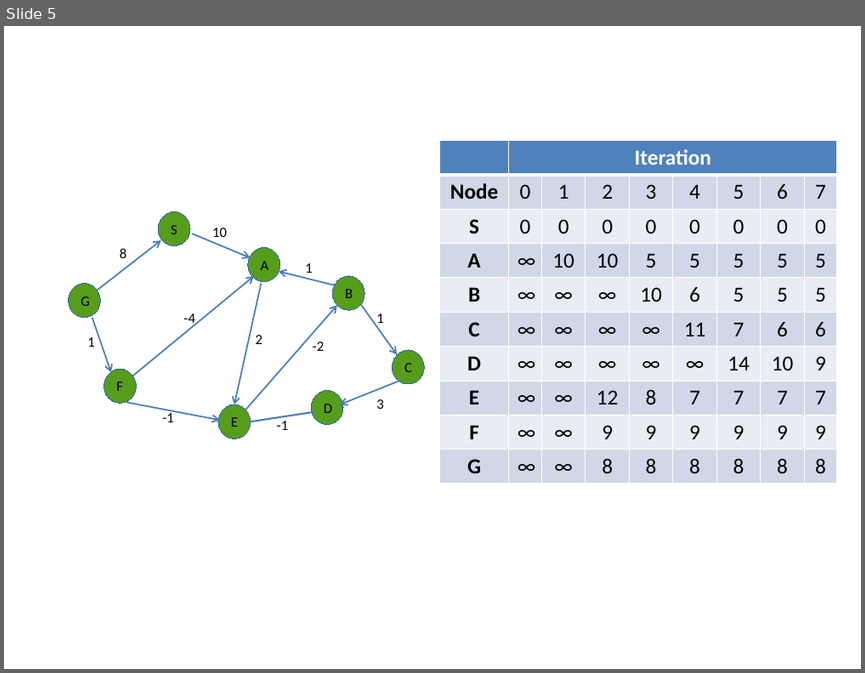
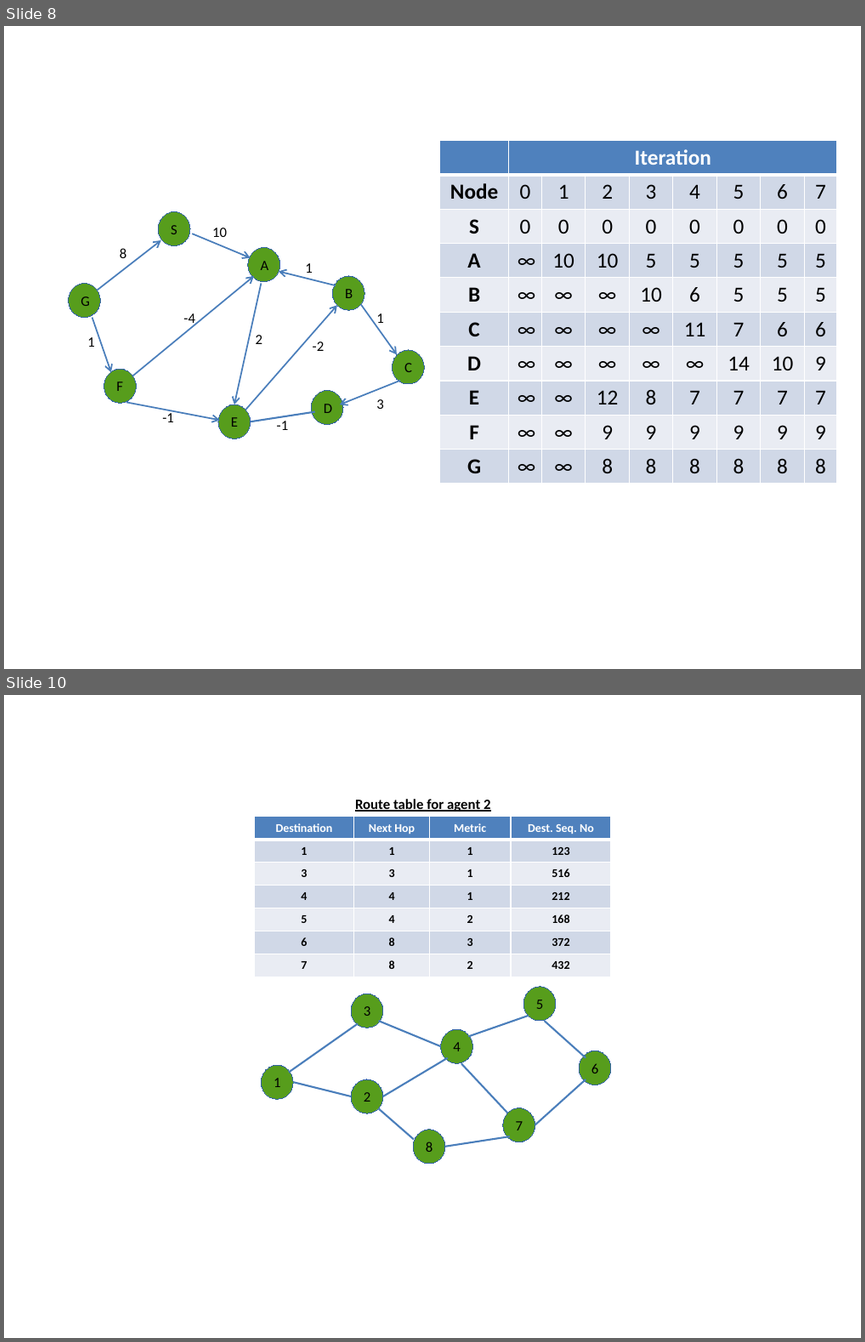
Before and after one commit to kadir4172/formation_control, a slide deck: Tez Çizimleri.pptx. Shown one above the other, each under a label of ours: slide 5 before the commit, slides 8 and 10 after it; the slides between them are not shown. The pictures are 865x673 and 865x1342 pixels, drawn with LibreOffice and Linux fonts; fonts in the diff are those of the drawing. Boxes give left, top, right and bottom in pixels: in the first picture for what was removed or moved away, otherwise in the second. Text is boxed around its words. In the diff, an @@ line names an element or a change of style, - is before the commit and + after.

```diff
--- a/Tez Çizimleri.pptx
+++ b/Tez Çizimleri.pptx
@@ slide 10 added at box(4, 695, 861, 1338), background #FFFFFF @@
@@ table added at box(254, 817, 612, 977), 7 rows, 4 columns @@
+Destination | Next Hop | Metric | Dest. Seq. No
+1 | 1 | 1 | 123
+3 | 3 | 1 | 516
+4 | 4 | 1 | 212
+5 | 4 | 2 | 168
+6 | 8 | 3 | 372
+7 | 8 | 2 | 432
@@ text added at box(355, 799, 490, 811), 12 pt, text #000000, bold, underline @@
+Route table for agent 2
@@ group added at box(261, 987, 612, 1163): 10 lines, 8 ellipses, 8 texts @@
+1
+2
+8
+7
+6
+5
+4
+3
@@ what was slide 5 is now slide 8 @@
```
Also in this commit, not shown: 6 other slides added, 19 other files.
